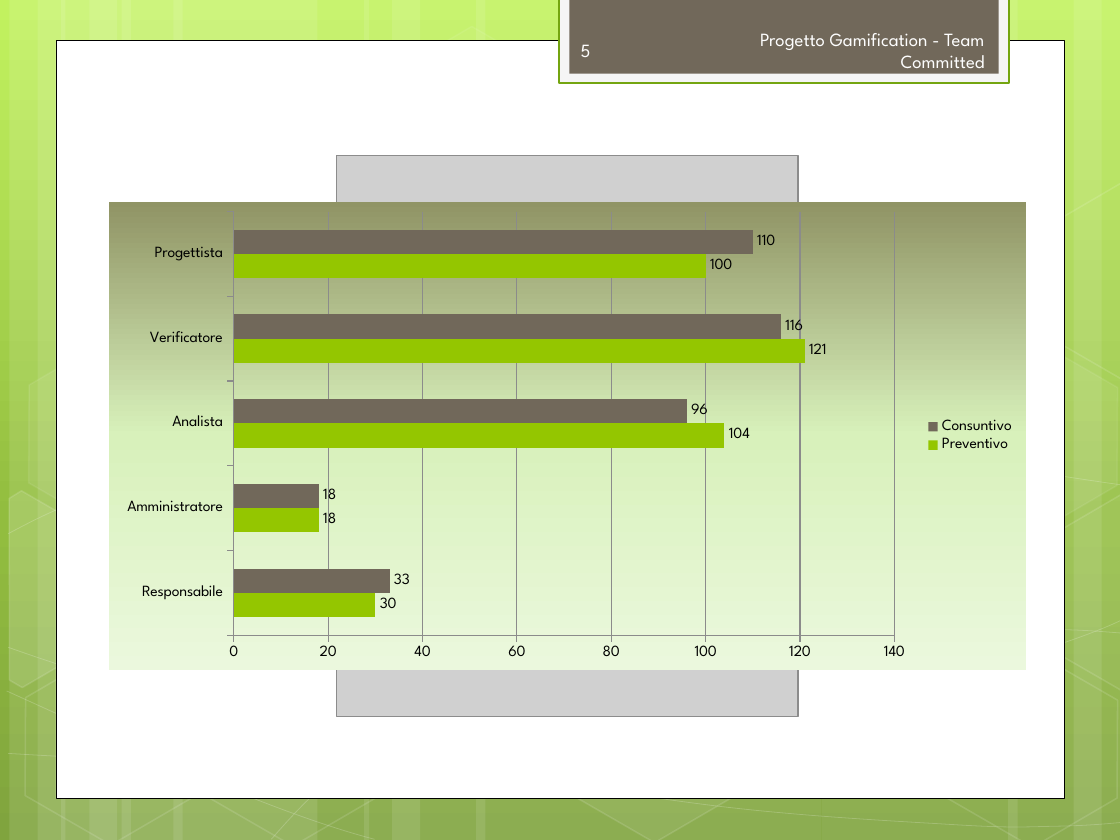
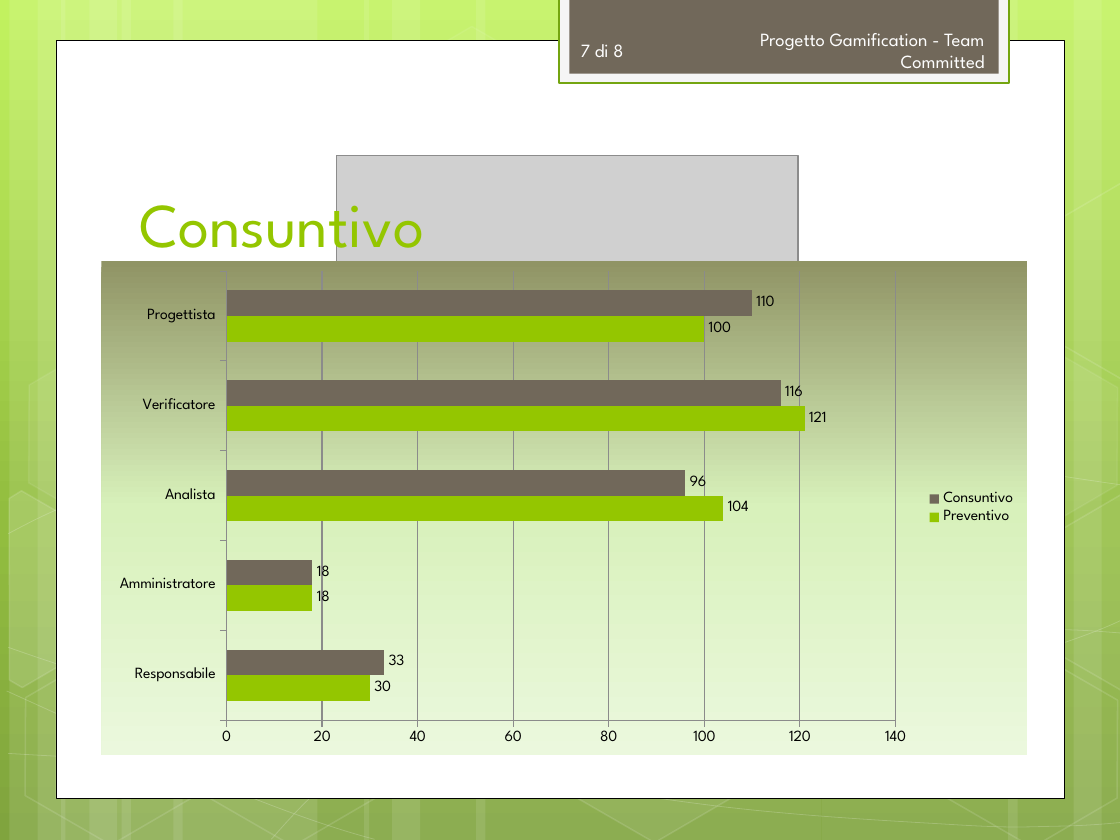
Before and after one commit to TeamCommitted/Team-Committed---Documenti, a slide deck: slide 7 of RQ/Esterni/Presentazione/RQ-Presentazione.pptx (slide 5 before the commit). Drawn at 1120x840 pixels with LibreOffice and Linux fonts; fonts in the diff are those of the drawing; grey boxes stand for pictures. Boxes give left, top, right and bottom in pixels: in the first picture for what was removed or moved away, otherwise in the second. Text is boxed around its words. In the diff, an @@ line names an element or a change of style, - is before the commit and + after.

```diff
--- a/RQ/Esterni/Presentazione/RQ-Presentazione.pptx
+++ b/RQ/Esterni/Presentazione/RQ-Presentazione.pptx
@@ page number at (x1=581, y1=44, x2=623, y2=57): text changed @@
-5
+7 di 8
@@ title added at (x1=139, y1=185, x2=424, y2=266), 40 pt, text #94C600 @@
+Consuntivo
@@ bar chart resized from (x1=109, y1=203, x2=1026, y2=670) to (x1=102, y1=261, x2=1028, y2=755) @@
```
Also in this commit, not shown: 2 other slides changed, 2 slides added, 4 other files.
